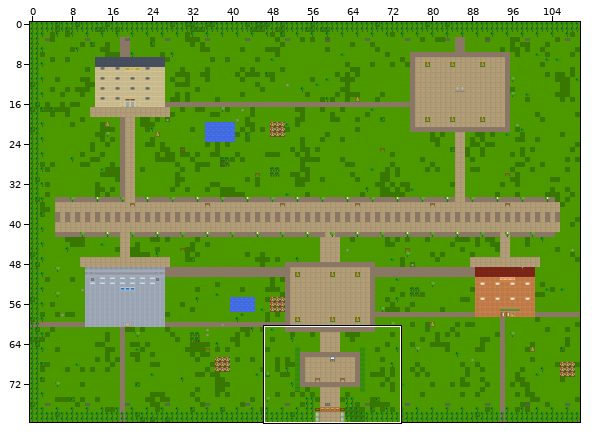
Tiled map -- world/map_data/main_campus.tmx. Above, an overview of the earlier version with the close-up marked.
Close-up. Old version:
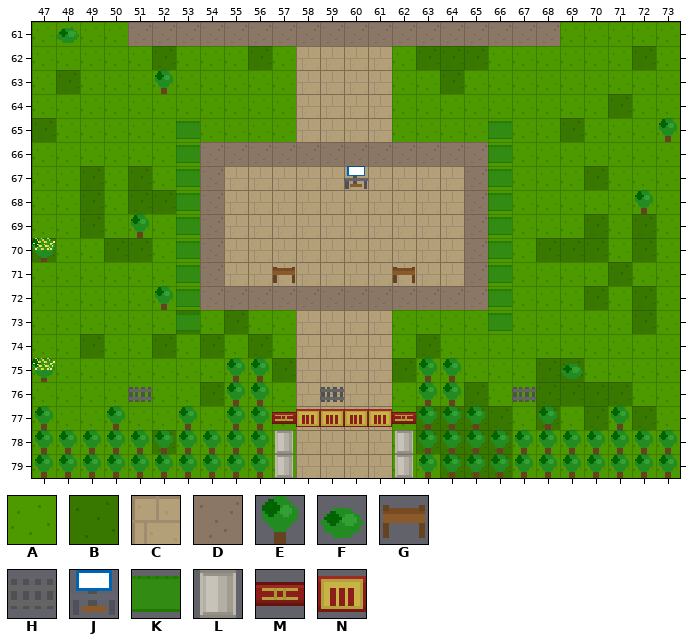
Cells are 16x16 px. Shown: x 47..73, y 61..79. The commit also changed other parts of the map, which this record leaves out.
Key: from "main_campus_tileset": A 0, B 1, C 2, D 3, E 12, F 13, G 16, H 17, J 21, K 22, L 27, M 28, N 29.
_ is an empty cell.
Layers that did not change in this view are not listed.
Layer "ground" before, first column x 47:
61 AAAADDDDDDDDDDDDDDDDDDAAAAA
62 AAAAABAAABACCCCABBBAAAAAABA
63 ABAAAAAAAAACCCCAABAAAAAAAAA
64 AAAAAAAAAAACCCCAAAAAAAAABAA
65 BAAAAAAAAAACCCCAAAAAAABAAAA
66 AAAAAAADDDDDDDDDDDDAAAAAAAA
67 AABABAADCCCCCCCCCCDAAAABAAA
68 AABABBADCCCCCCCCCCDAAAAAAAA
69 AABAAAADCCCCCCCCCCDAAAABABA
70 BAABBAADCCCCCCCCCCDAABBBABA
71 AAAAAAADCCCCCCCCCCDAAAAABAA
72 AAAAAAADDDDDDDDDDDDAAAABABA
73 AAAAAABABAACCCCAAAAAAAAAABA
74 AABAABABABACCCCABAAAAAAAAAA
75 AAAAAAAAAABCCCCBAAAAABBAAAA
76 AAAAAAABAAACCCCAAABAABBBBAA
77 AAAAAAAAAAACCCCABBBBABABABA
78 AAAAABAAAAACCCCABBBBAAAAAAA
79 AAAAAAAAAAACCCCAABBBAAAAAAA
Layer "structures" before, first column x 56:
61 ________________
62 ________________
63 ________________
64 ________________
65 __________K_____
66 __________K_____
67 ____J_____K_____
68 __________K_____
69 __________K_____
70 __________K_____
71 __________K_____
72 __________K_____
73 __________K_____
74 ________________
75 E______EE_______
76 E__H___EE__H____
77 EMNNNNMEEE__E__E
78 EL____LEEEEEEEEE
79 EL____LEEEEEEEEE
The same view after the edit:
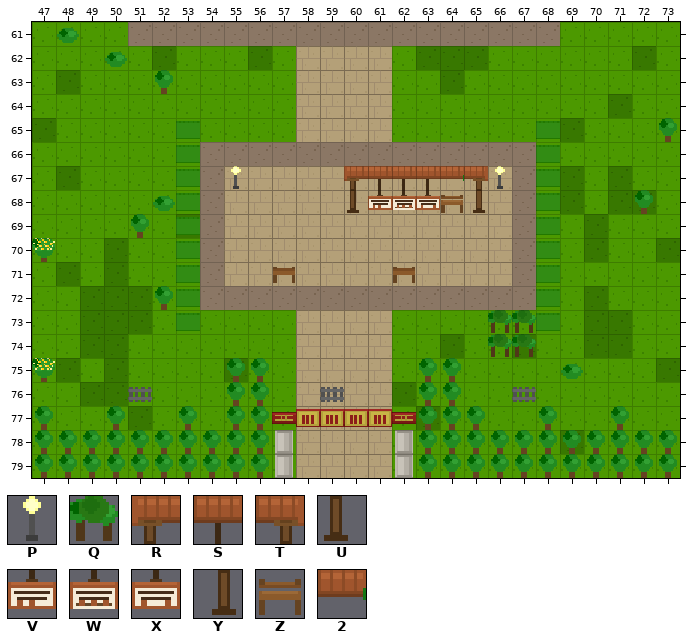
Further tiles: from "main_campus_tileset": P 15, Q 25, R 69, S 70, T 71, U 72, V 73, W 74, X 75, Y 76, Z 77, 2 78.
Diff:
Layer "ground":
y 66: x 66..67 AA -> DD
y 67: x 48..49 AB -> BA; x 51 B -> A; x 65..67 DAA -> CCD; x 69..71 ABA -> BAB
y 68: x 49 B -> A; x 51..52 BB -> AA; x 65..67 DAA -> CCD; x 69 A -> B; x 71..72 AA -> BB
y 69: x 49 B -> A; x 53 A -> B; x 65..67 DAA -> CCD; x 72 B -> A
y 70: x 47 B -> A; x 51 B -> A; x 65..69 DAABB -> CCDAA; x 72..73 BA -> AB
y 71: x 48 A -> B; x 50 A -> B; x 65..67 DAA -> CCD; x 71 B -> A
y 72: x 49..51 AAA -> BBB; x 66..67 AA -> DD; x 72 B -> A
y 73: x 49..51 AAA -> BBB; x 53 B -> A; x 55 B -> A; x 70..72 AAB -> BBA
y 74: x 50 A -> B; x 52 B -> A; x 54 B -> A; x 56 B -> A; x 63..64 BA -> AB; x 67 A -> B; x 70..71 AA -> BB
y 75: x 48 A -> B; x 50 A -> B; x 55 A -> B; x 57 B -> A; x 62 B -> A; x 68..69 BB -> AA; x 73 A -> B
y 76: x 49..50 AA -> BB; x 54 B -> A; x 62 A -> B; x 65 B -> A; x 68..71 BBBB -> AAAA
y 77: x 51 A -> B; x 64..66 BBB -> AAA; x 68 B -> A; x 70 B -> A; x 72 B -> A
y 78: x 52 B -> A; x 63..66 BBBB -> AAAA; x 69 A -> B
y 79: x 64..66 BBB -> AAA
Layer "structures":
y 65..66: x 66 K -> _; x 68 _ -> K
y 67: x 60..66 J_____K -> RSSS2T_; x 68 _ -> K
y 68: x 60..66 ______K -> UVWXZY_; x 68 _ -> K
y 69..72: x 66 K -> _; x 68 _ -> K
y 73: x 66..68 K__ -> QQK
y 74: x 66..67 __ -> QQ
Layer "decorations":
y 62: x 50 _ -> F
y 67: x 55 _ -> P; x 66 _ -> P
y 68: x 52 _ -> F
